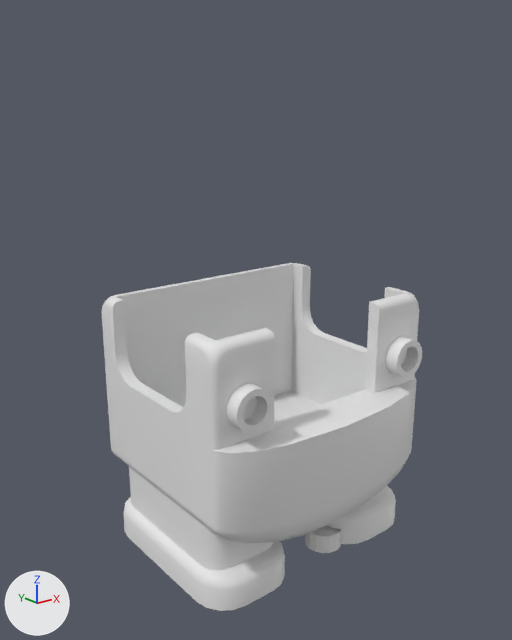
The COLLADA model LDD Bricks/58101/58101.dae, before and after one commit.
Before and after are seen from a 50 mm camera at (-5.33, -6.94, 5.51) aimed at (-0.15, -0.47, 2.92). Lighting does not change. The marker at lower left points along +X, +Y and +Z. Where no turn or scale is listed for an object, it has been applied to the vertices.

Objects in the first picture: 'Body', 'Cylinder', 'Feets', 'Front Stud', 'Legs'.
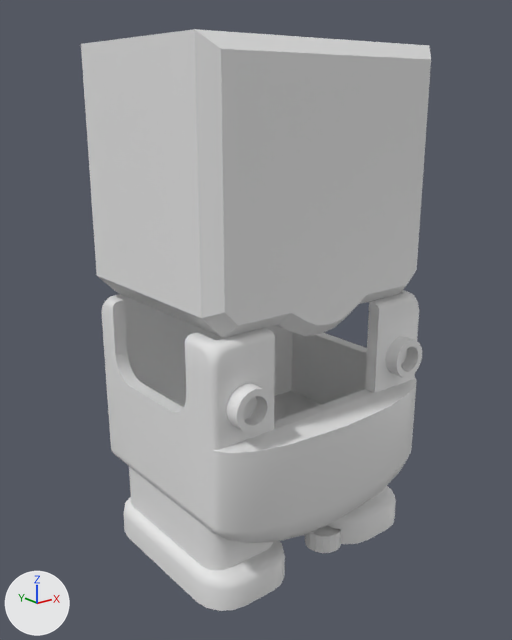
Edits to the bpy script that builds the scene:
```text
Add me_cube:
    me_cube.from_pydata(...)  # 51 vertices, 82 faces; spans x -1.6..1.6, y -1.2..1.2, z -1.68..1.44
Add ob_cube:
    ob_cube = bpy.data.objects.new('Cube', me_cube)
    ob_cube.location = (0.0, -0.4, 4.64)
```

Boxes (x1, y1, x2, y2) around the edits, measured in the pictures (512 x 640 px):
'Cube', added
    after: (81, 29, 431, 338)
